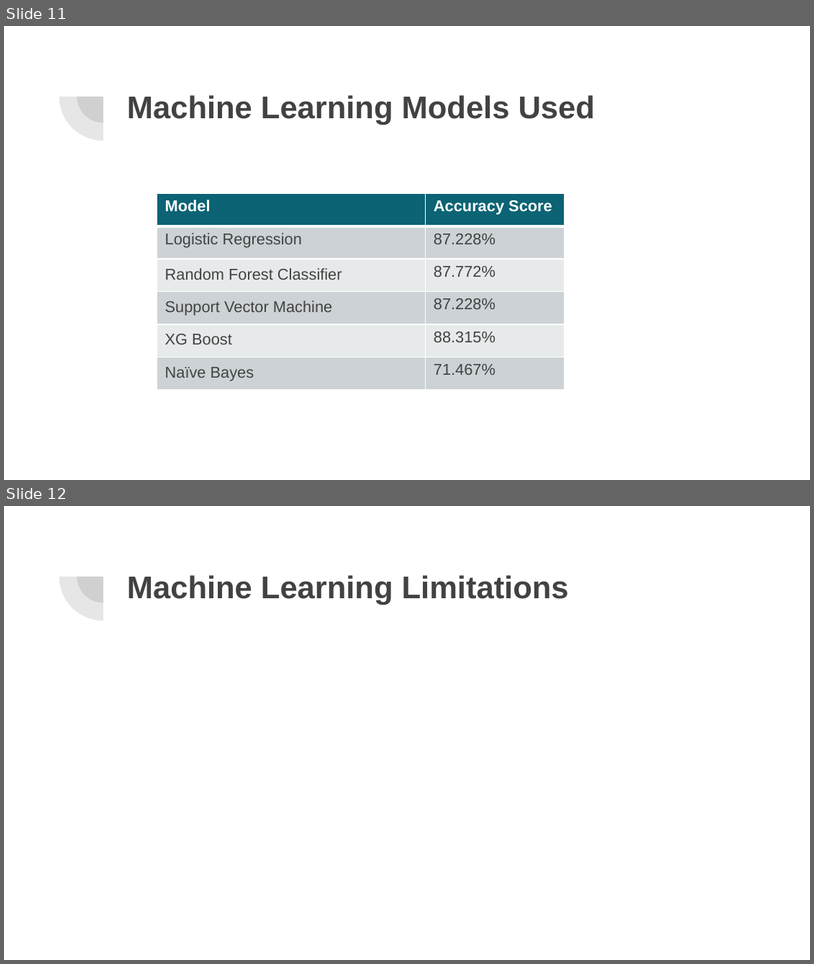
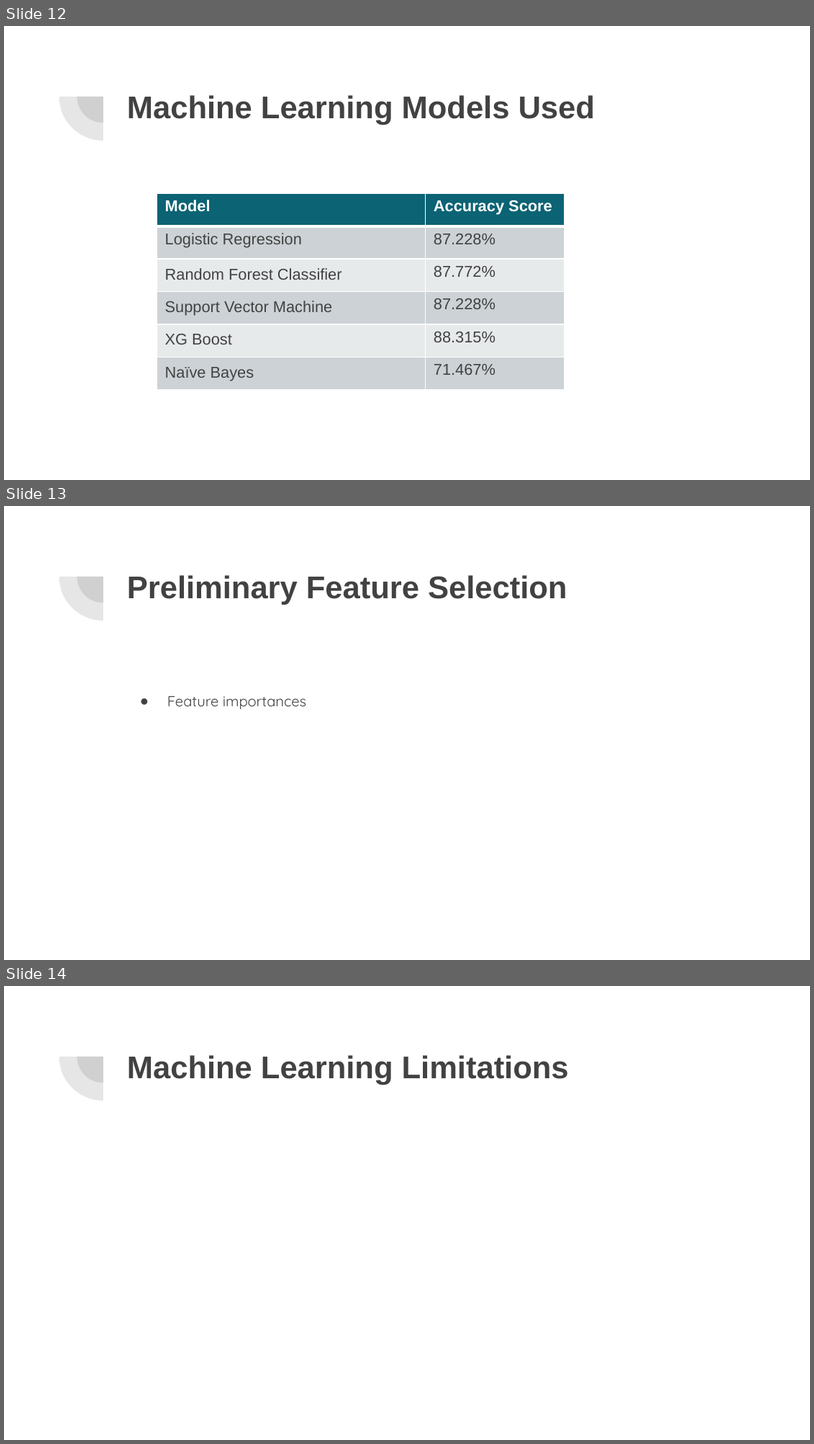
Before and after one commit to lykkelig/Group6_Final_Project, a slide deck: Final Project Presentation.pptx. Shown one above the other, each under a label of ours: slides 11 and 12 before the commit, slides 12, 13 and 14 after it. The pictures are 814x964 and 814x1444 pixels, drawn with LibreOffice and Linux fonts; fonts in the diff are those of the drawing. Boxes give left, top, right and bottom in pixels: in the first picture for what was removed or moved away, otherwise in the second. Text is boxed around its words. In the diff, an @@ line names an element or a change of style, - is before the commit and + after.

```diff
--- a/Final Project Presentation.pptx
+++ b/Final Project Presentation.pptx
@@ slide 13 added at (x1=4, y1=506, x2=810, y2=960), background #FFFFFF; not listed: 2 template elements that a slide beside it also shows @@
@@ title added at (x1=127, y1=575, x2=567, y2=605), 28 pt, text #424242, bold @@
+Preliminary Feature Selection
@@ text added at (x1=167, y1=696, x2=306, y2=709), 13 pt, text #424242 @@
+● Feature importances
@@ what was slide 11 is now slide 12 @@
@@ what was slide 12 is now slide 14 @@
```
Also in this commit, not shown: 2 slides changed, 2 other slides added, 1 slide removed, 1 other file.
